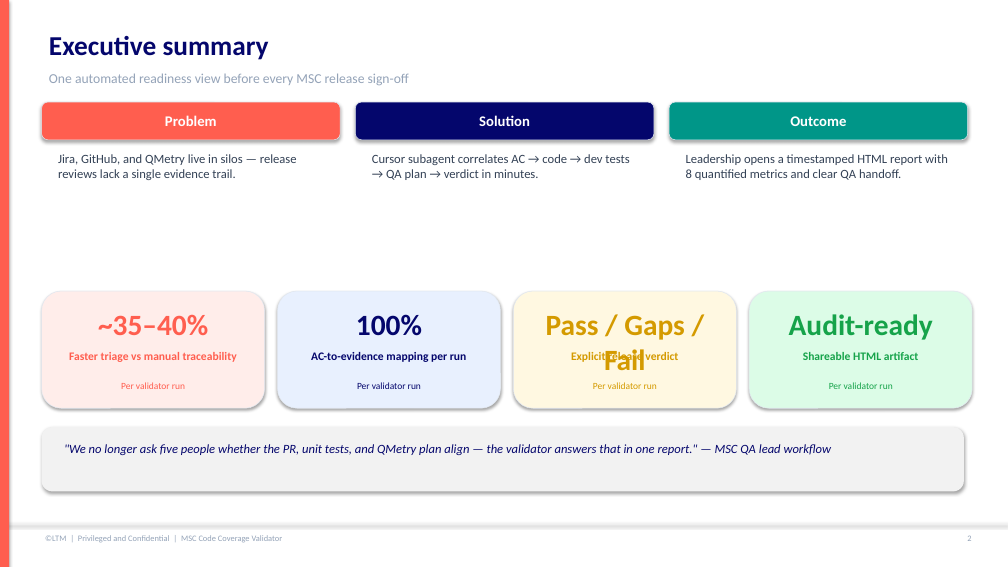
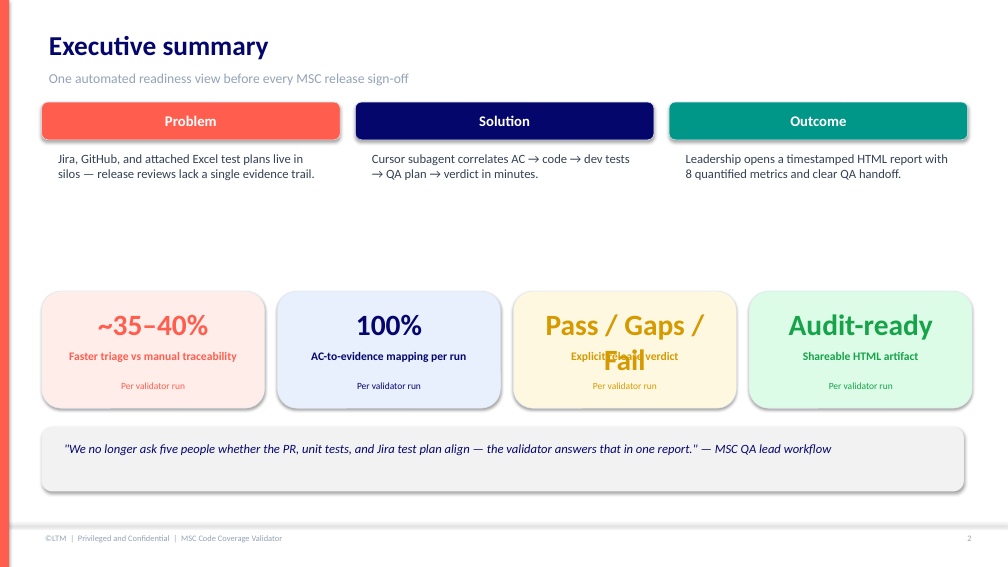
Before and after one commit to mgunjal11/pegasus-qa-agents-lab-copy, a slide deck: slide 3 of docs/MSC-Code-Coverage-Validator-Guide.pptx. Drawn at 1008x567 pixels with LibreOffice and Linux fonts; fonts in the diff are those of the drawing. Boxes give left, top, right and bottom in pixels: in the first picture for what was removed or moved away, otherwise in the second. Text is boxed around its words. In the diff, an @@ line names an element or a change of style, - is before the commit and + after.

```diff
--- a/docs/MSC-Code-Coverage-Validator-Guide.pptx
+++ b/docs/MSC-Code-Coverage-Validator-Guide.pptx
@@ text at bbox=[58, 154, 314, 180]: text changed @@
-Jira, GitHub, and QMetry live in silos — release reviews lack a single evidence trail.
+Jira, GitHub, and attached Excel test plans live in silos — release reviews lack a single evidence trail.
@@ text at bbox=[64, 444, 832, 455]: text changed @@
-"We no longer ask five people whether the PR, unit tests, and QMetry plan align — the validator answers that in one report." — MSC QA lead workflow
+"We no longer ask five people whether the PR, unit tests, and Jira test plan align — the validator answers that in one report." — MSC QA lead workflow
```
Also in this commit, not shown: 15 other slides changed, 1 slide added, 13 other files.
